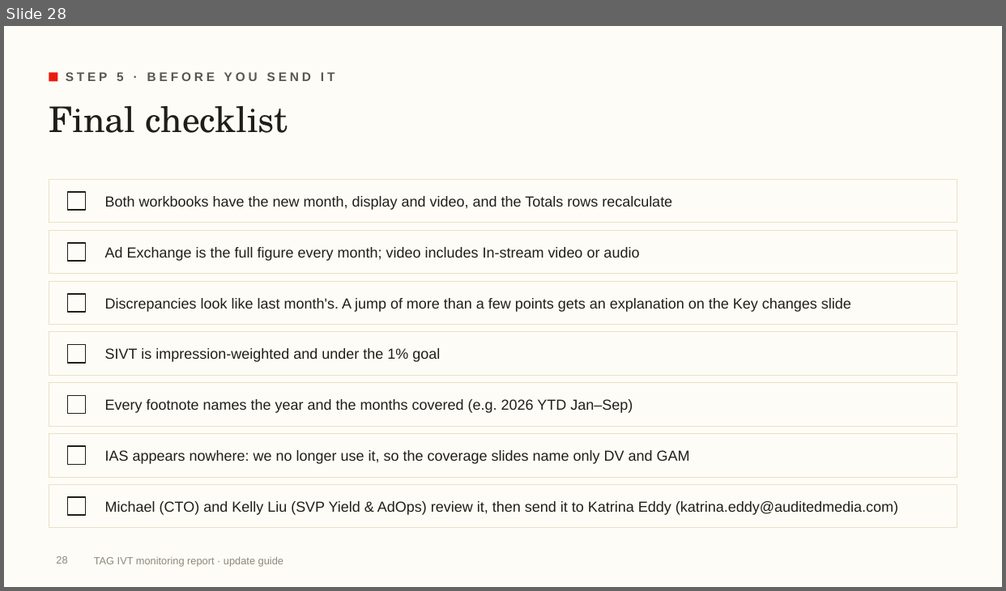
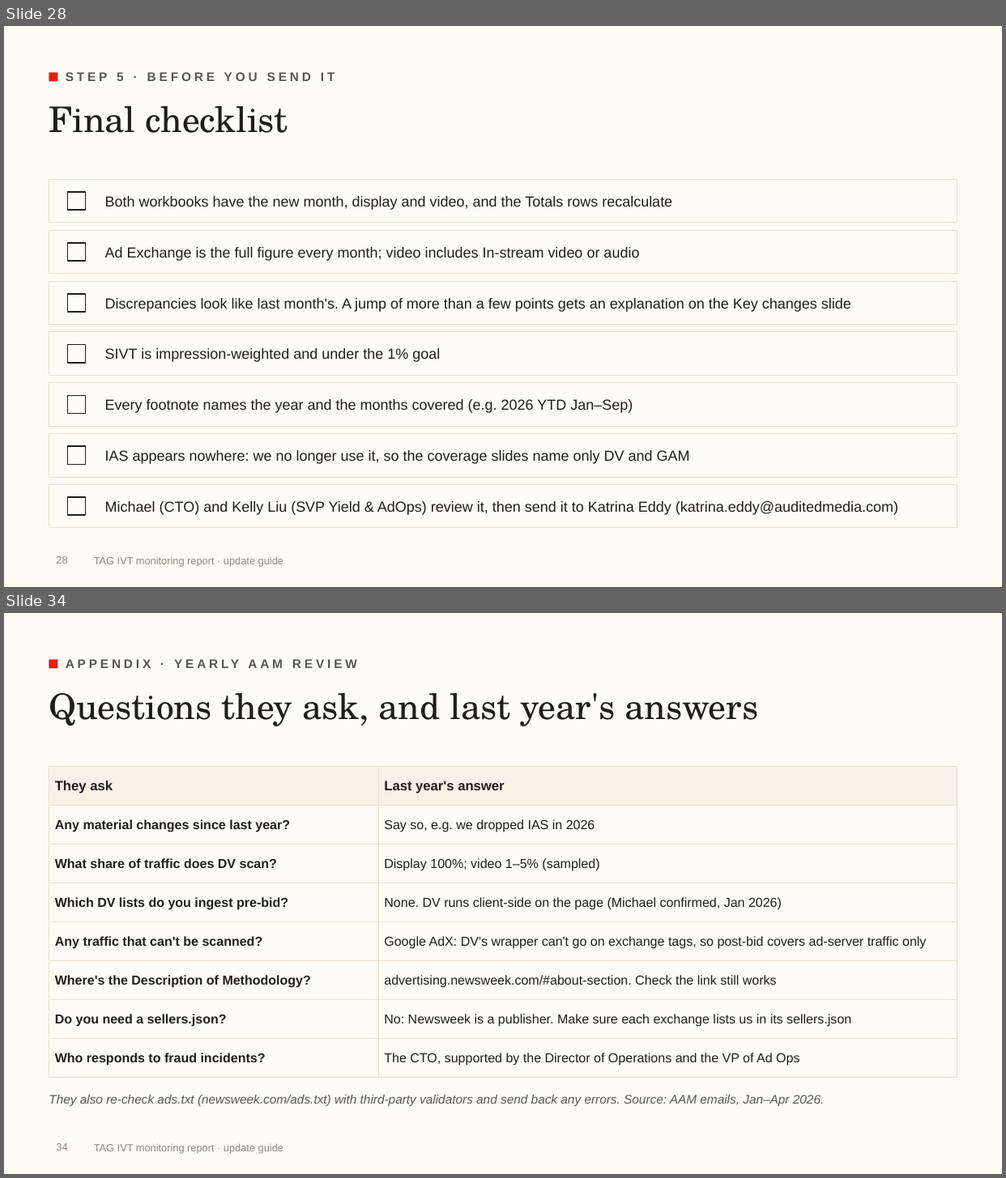
Before and after one commit to rogerhirano-nw/yield-dashboard, a slide deck: docs/TAG_IVT_Report_Update_Guide.pptx. Shown one above the other, each under a label of ours: slide 28 before the commit, slides 28 and 34 after it; the slides between them are not shown. The pictures are 1006x591 and 1006x1178 pixels, drawn with LibreOffice and Linux fonts; fonts in the diff are those of the drawing; background and template pictures are left out. Boxes give left, top, right and bottom in pixels: in the first picture for what was removed or moved away, otherwise in the second. Text is boxed around its words. In the diff, an @@ line names an element or a change of style, - is before the commit and + after.

```diff
--- a/docs/TAG_IVT_Report_Update_Guide.pptx
+++ b/docs/TAG_IVT_Report_Update_Guide.pptx
@@ slide 34 added at <box>4,613,1002,1174</box>, background #FEFCF6; not listed: 2 template elements that a slide beside it also shows @@
@@ text added at <box>66,650,739,677</box>, 12 pt, text #57564F, bold @@
+APPENDIX · YEARLY AAM REVIEW
@@ title added at <box>49,693,758,726</box>, 34 pt, text #1F1E19 @@
+Questions they ask, and last year's answers
@@ table added at <box>49,766,957,1069</box>, 8 rows, 2 columns @@
+They ask | Last year's answer
+Any material changes since last year? | Say so, e.g. we dropped IAS in 2026
+What share of traffic does DV scan? | Display 100%; video 1–5% (sampled)
+Which DV lists do you ingest pre-bid? | None. DV runs client-side on the page (Michael confirmed, Jan 2026)
+Any traffic that can't be scanned? | Google AdX: DV's wrapper can't go on exchange tags, so post-bid covers ad-server traffic only
+Where's the Description of Methodology? | advertising.newsweek.com/#about-section. Check the link still works
+Do you need a sellers.json? | No: Newsweek is a publisher. Make sure each exchange lists us in its sellers.json
+Who responds to fraud incidents? | The CTO, supported by the Director of Operations and the VP of Ad Ops
@@ text added at <box>49,1095,824,1106</box>, 12 pt, text #57564F, italic @@
+They also re-check ads.txt (newsweek.com/ads.txt) with third-party validators and send back any errors. Source: AAM emails, Jan–Apr 2026.
@@ page number added at <box>56,1144,67,1151</box>, 10 pt, text #8C887B @@
+34
```
Also in this commit, not shown: 3 slides changed, 1 other slide added, 3 other files.
